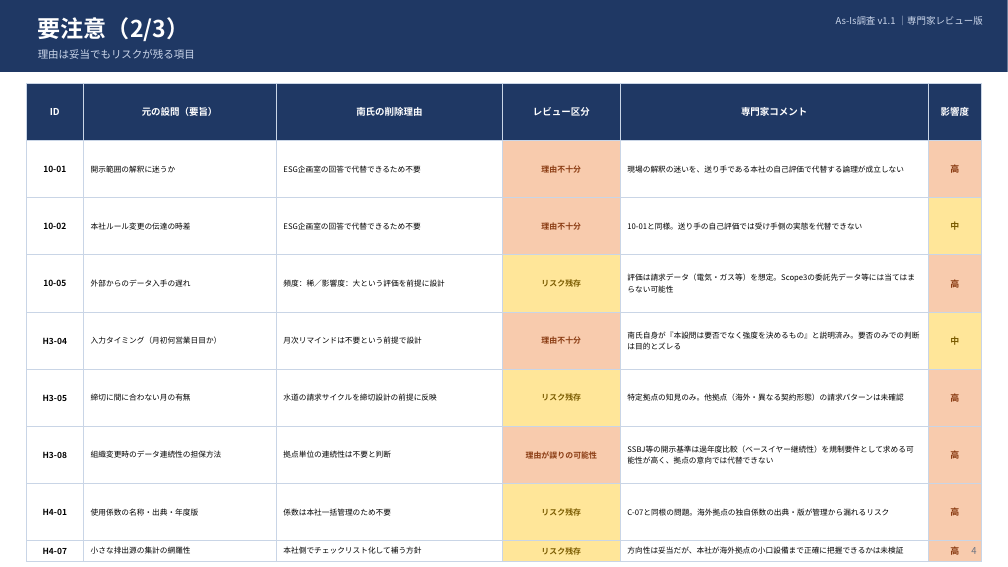
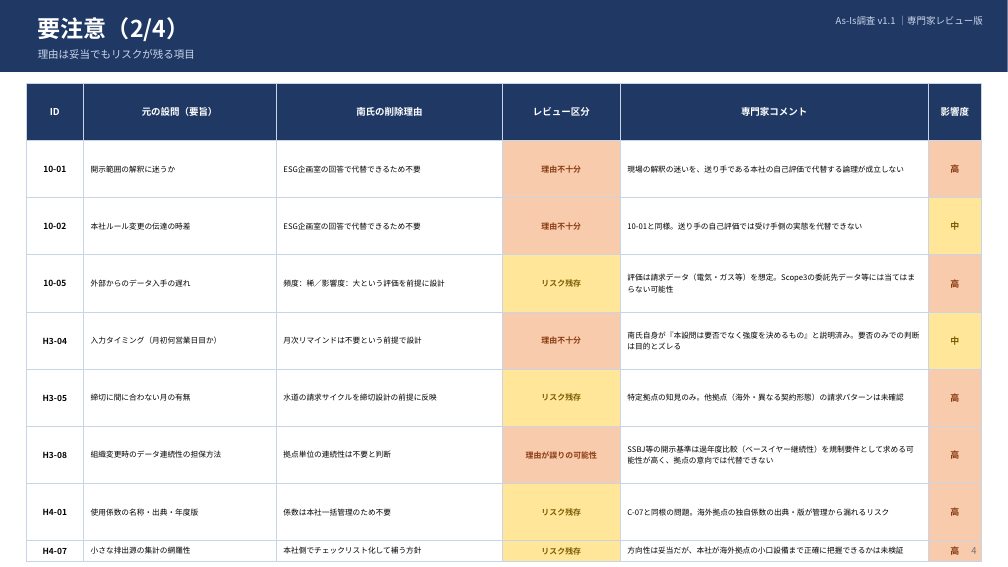
Before and after one commit to tk-tus2-cloud/free_creative, a slide deck: slide 4 of docs/As-Is調査_削減設問リスク一覧.pptx. Drawn at 1008x567 pixels with LibreOffice and Linux fonts; fonts in the diff are those of the drawing. Boxes give left, top, right and bottom in pixels: in the first picture for what was removed or moved away, otherwise in the second. Text is boxed around its words. In the diff, an @@ line names an element or a change of style, - is before the commit and + after.

```diff
--- a/docs/As-Is調査_削減設問リスク一覧.pptx
+++ b/docs/As-Is調査_削減設問リスク一覧.pptx
@@ text at [38,17,189,41]: text changed @@
-要注意（2/3）
+要注意（2/4）
```
Also in this commit, not shown: 7 other slides changed, 2 slides added, 1 other file.
